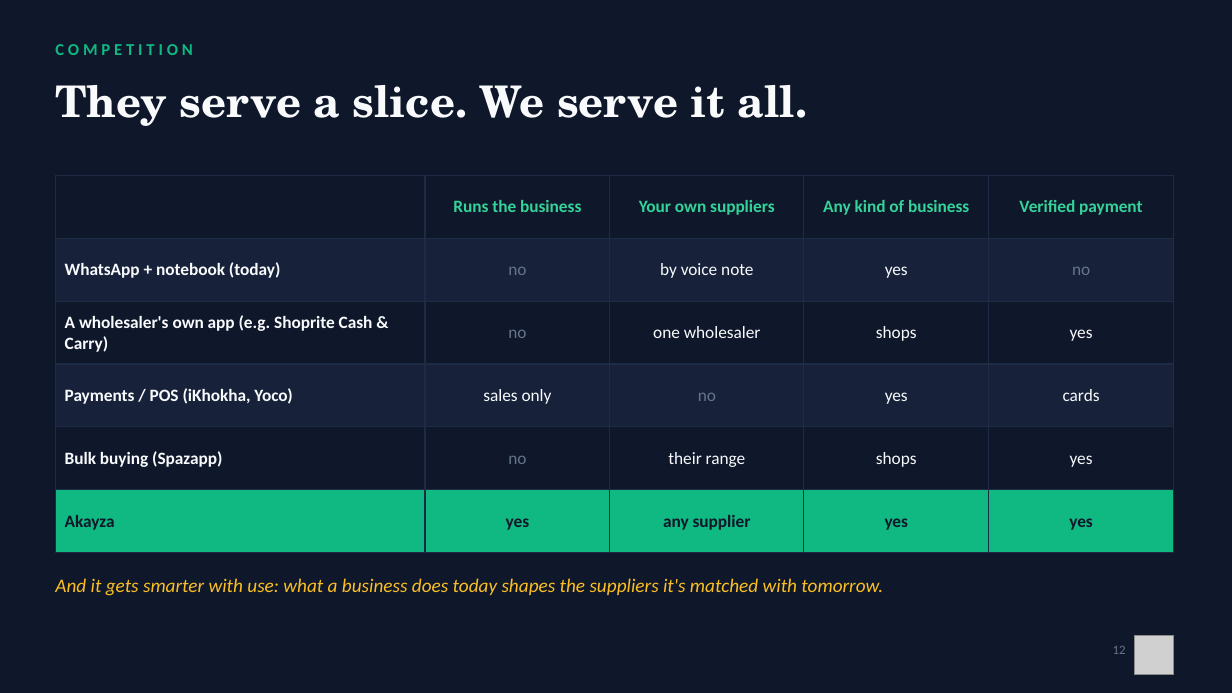
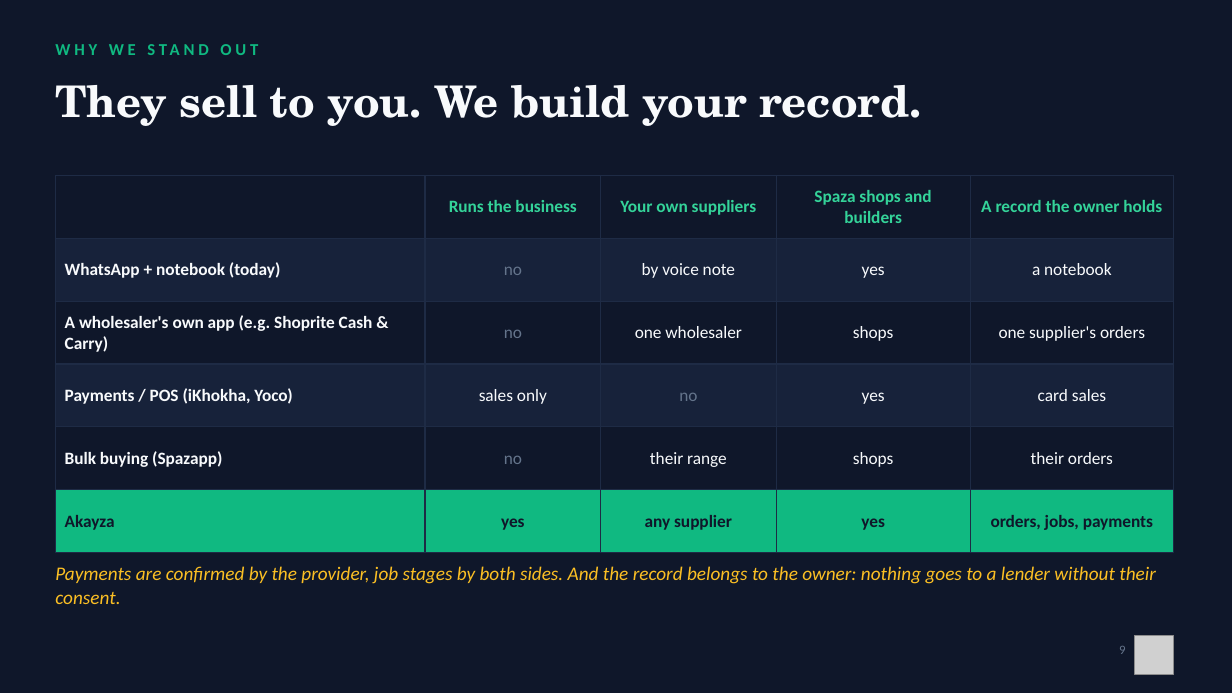
Before and after one commit to Mandla78/KasiFlow, a slide deck: slide 9 of docs/submission/05_final_submission/Akayza_Pitch_TeamPR.pptx (slide 12 before the commit). Drawn at 1232x693 pixels with LibreOffice and Linux fonts; fonts in the diff are those of the drawing; grey boxes stand for pictures. Boxes give left, top, right and bottom in pixels: in the first picture for what was removed or moved away, otherwise in the second. Text is boxed around its words. In the diff, an @@ line names an element or a change of style, - is before the commit and + after.

```diff
--- a/docs/submission/05_final_submission/Akayza_Pitch_TeamPR.pptx
+++ b/docs/submission/05_final_submission/Akayza_Pitch_TeamPR.pptx
@@ text at (55, 44, 192, 55): text changed @@
-COMPETITION
+WHY WE STAND OUT
@@ text at (55, 85, 921, 126): text changed @@
-They serve a slice. We serve it all.
+They sell to you. We build your record.
@@ table at (55, 176, 1174, 534) @@
-row 1, column 4: Any kind of business
+row 1, column 4: Spaza shops and builders
-row 1, column 5: Verified payment
+row 1, column 5: A record the owner holds
-row 2, column 5: no
+row 2, column 5: a notebook
-row 3, column 5: yes
+row 3, column 5: one supplier's orders
-row 4, column 5: cards
+row 4, column 5: card sales
-row 5, column 5: yes
+row 5, column 5: their orders
-row 6, column 5: yes
+row 6, column 5: orders, jobs, payments
@@ text at (55, 566, 1156, 604): text changed @@
-And it gets smarter with use: what a business does today shapes the suppliers it's matched with tomorrow.
+Payments are confirmed by the provider, job stages by both sides. And the record belongs to the owner: nothing goes to a lender without their consent.
@@ text at (1119, 646, 1125, 654): text changed @@
-12
+9
```
Also in this commit, not shown: 15 other slides changed, 8 slides added, 4 slides removed, 12 other files.
